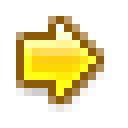
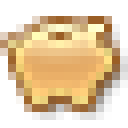
Layer changes from the first w=128, h=128 image to the second:
added group "beige" with 10 layers above "yelow" over [8, 16, 112, 112]
added group "piggy-bank" (1st of 2, in "beige") with 2 layers in group "beige" over [8, 24, 112, 104]
added layer "piggy-bank rastr" in group "piggy-bank" over [8, 24, 112, 104]
added layer "piggy-bank" (2nd of 2, in "beige" › "piggy-bank") in group "piggy-bank" over [8, 24, 112, 104]
hid group "yelow" (8 layers) over [16, 16, 104, 104]
painted on "right rastr" (1st of 3, in "yelow" › "right") over [24, 24, 96, 96]
